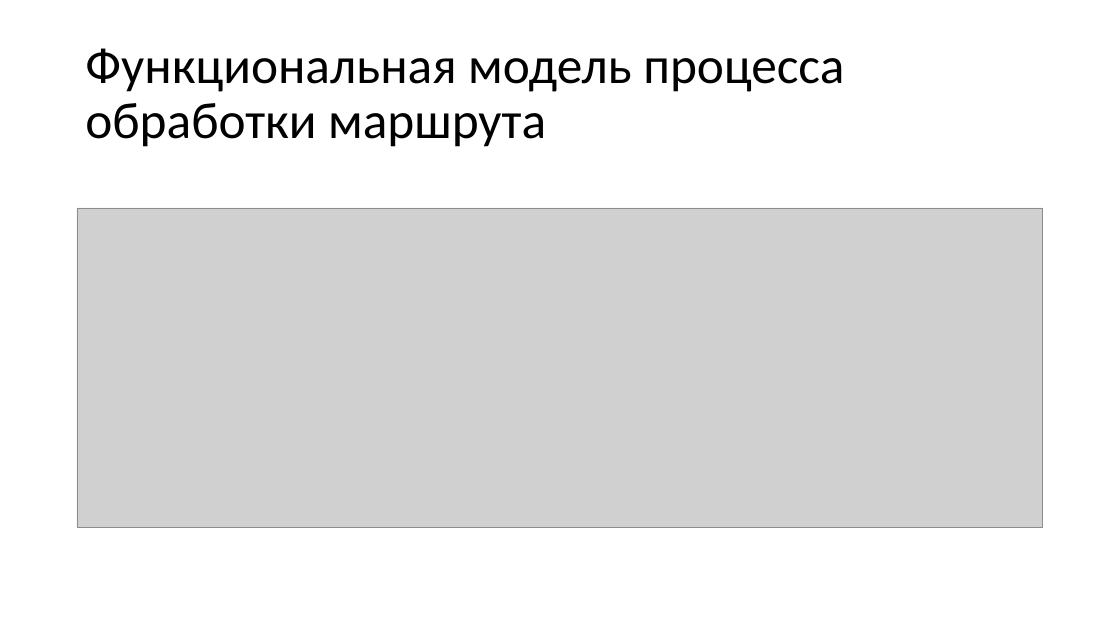
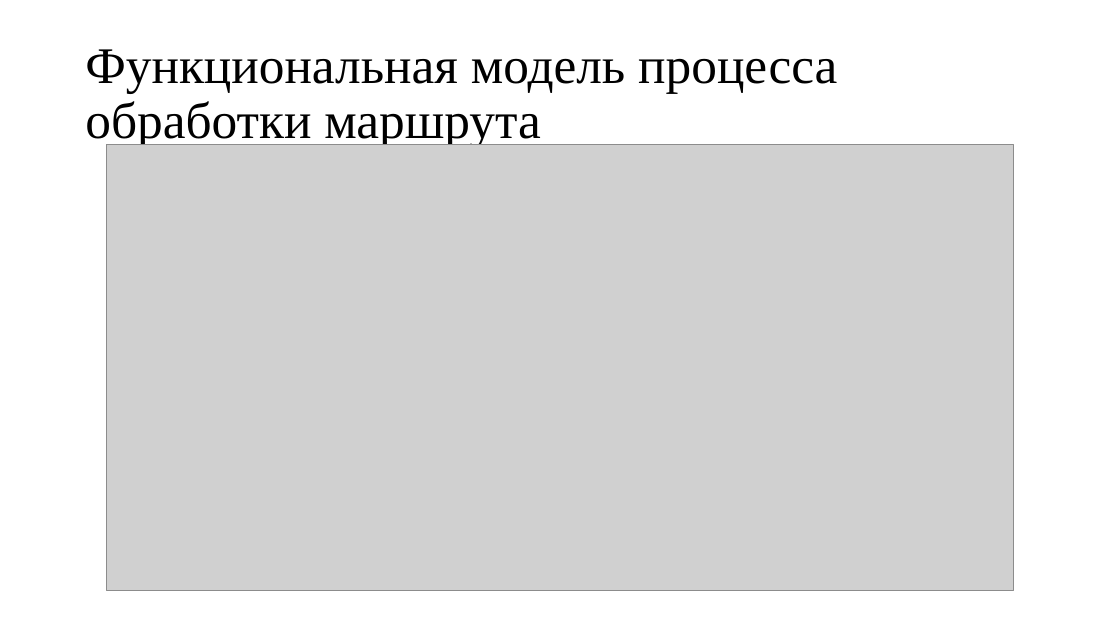
Before and after one commit to kaedvann/TrackFilter, a slide deck: slide 7 of docs/thesis/thesis.pptx (slide 6 before the commit). Drawn at 1120x630 pixels with LibreOffice and Linux fonts; fonts in the diff are those of the drawing; grey boxes stand for pictures. Boxes give left, top, right and bottom in pixels: in the first picture for what was removed or moved away, otherwise in the second. Text is boxed around its words. In the diff, an @@ line names an element or a change of style, - is before the commit and + after.

```diff
--- a/docs/thesis/thesis.pptx
+++ b/docs/thesis/thesis.pptx
@@ title "Функциональная модель процесса обработки маршрута" at box(85, 49, 837, 149): font Calibri to Times New Roman @@
@@ picture: place and size @@
-picture at box(77, 208, 1044, 528)
+picture at box(106, 145, 1013, 591)
```
Also in this commit, not shown: 6 other slides changed, 3 slides added, 1 slide removed, 6 other files.
